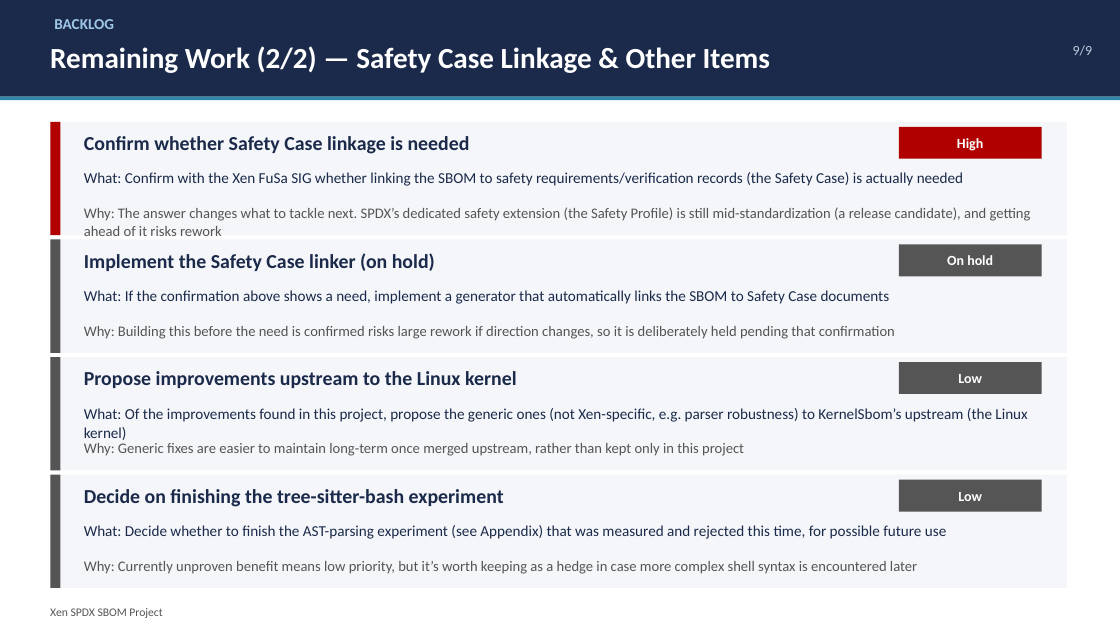
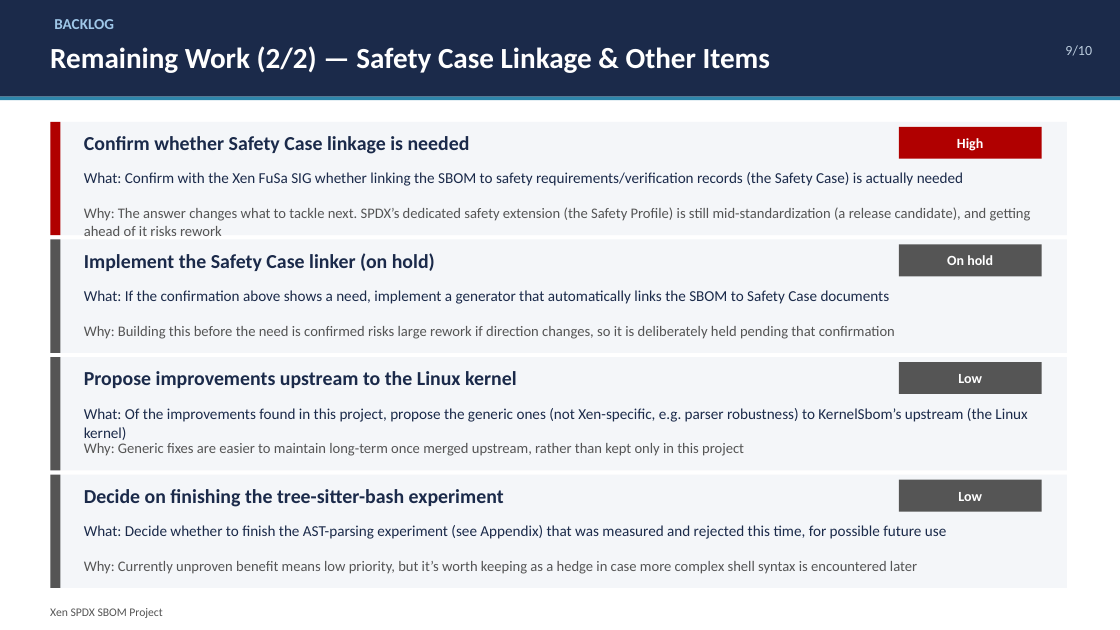
Before and after one commit to harunobukurokawa/sbom-generate-workspace, a slide deck: slide 9 of analysis/presentations/2026-08-19-fusa-sig-status/xen-sbom-status-report-en.pptx. Drawn at 1120x630 pixels with LibreOffice and Linux fonts; fonts in the diff are those of the drawing. Boxes give left, top, right and bottom in pixels: in the first picture for what was removed or moved away, otherwise in the second. Text is boxed around its words. In the diff, an @@ line names an element or a change of style, - is before the commit and + after.

```diff
--- a/analysis/presentations/2026-08-19-fusa-sig-status/xen-sbom-status-report-en.pptx
+++ b/analysis/presentations/2026-08-19-fusa-sig-status/xen-sbom-status-report-en.pptx
@@ text at <box>1065,45,1092,56</box>: text changed @@
-9/9
+9/10
```
Also in this commit, not shown: 7 other slides changed, 1 slide added, 4 other files.
